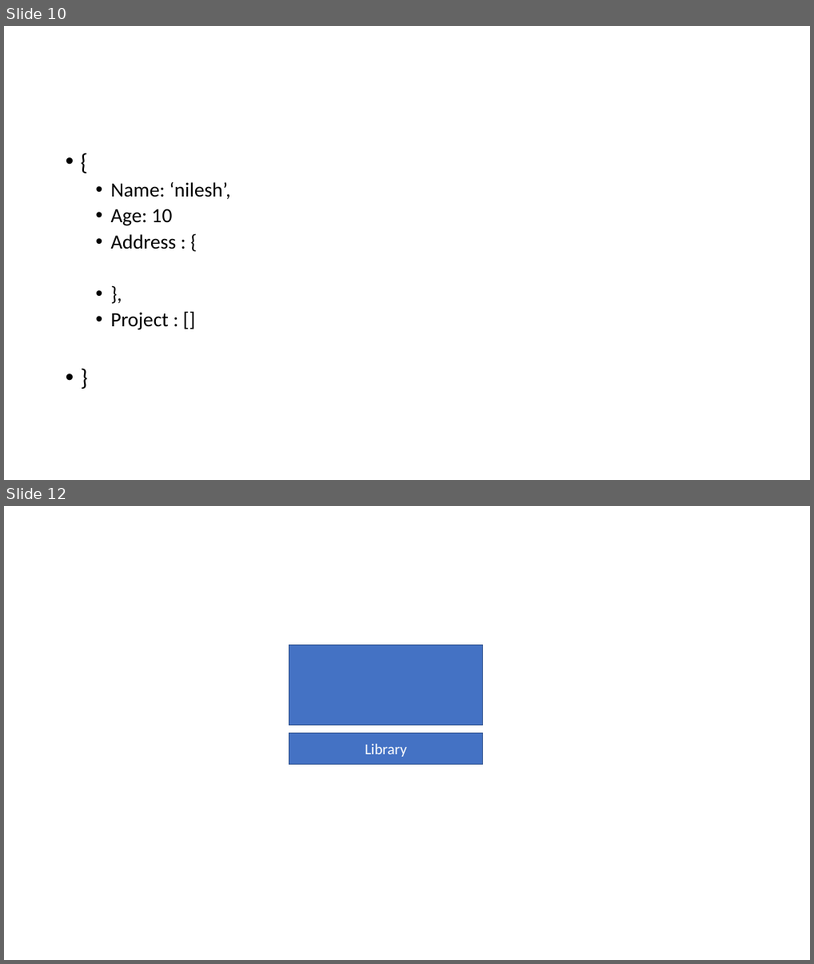
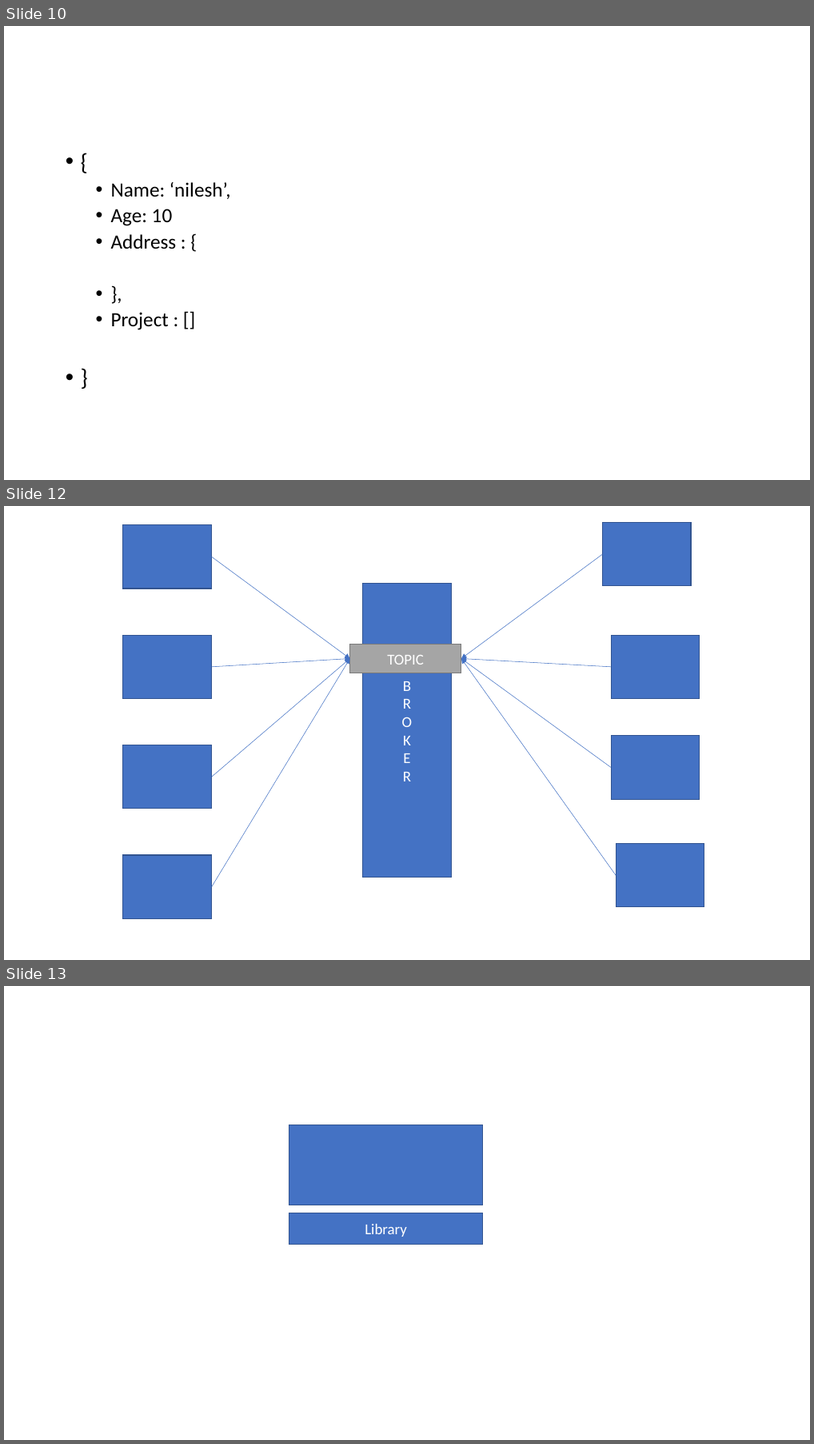
Before and after one commit to nileshdevdas/advaws, a slide deck: AWSPresentation1.pptx. Shown one above the other, each under a label of ours: slides 10 and 12 before the commit, slides 10, 12 and 13 after it; the slides between them are not shown. The pictures are 814x964 and 814x1444 pixels, drawn with LibreOffice and Linux fonts; fonts in the diff are those of the drawing. Boxes give left, top, right and bottom in pixels: in the first picture for what was removed or moved away, otherwise in the second. Text is boxed around its words. In the diff, an @@ line names an element or a change of style, - is before the commit and + after.

```diff
--- a/AWSPresentation1.pptx
+++ b/AWSPresentation1.pptx
@@ slide 12 added at box(4, 506, 810, 960), background #FFFFFF @@
@@ rectangle added at box(123, 524, 211, 588), fill #4472C4, outline #325491 1 pt @@
@@ rectangle added at box(603, 522, 691, 586), fill #4472C4, outline #325491 1 pt @@
@@ arrow added from (211, 557) to (350, 659), #4472C4 0.5 pt @@
@@ arrow added from (603, 554) to (462, 659), #4472C4 0.5 pt @@
@@ rectangle added at box(362, 584, 451, 877), fill #4472C4, outline #325491 1 pt, 18 pt, text #FFFFFF @@
+B
+R
+O
+K
+E
+R
@@ rectangle added at box(123, 635, 211, 698), fill #4472C4, outline #325491 1 pt @@
@@ rectangle added at box(350, 644, 462, 672), fill #A5A5A5, outline #7A7A7A 1 pt, 18 pt, text #FFFFFF @@
+TOPIC
@@ rectangle added at box(611, 635, 700, 698), fill #4472C4, outline #325491 1 pt @@
@@ arrow added from (211, 667) to (350, 659), #4472C4 0.5 pt @@
@@ arrow added from (211, 776) to (350, 659), #4472C4 0.5 pt @@
@@ arrow added from (211, 887) to (350, 659), #4472C4 0.5 pt @@
@@ arrow added from (611, 667) to (462, 659), #4472C4 0.5 pt @@
@@ arrow added from (611, 768) to (462, 659), #4472C4 0.5 pt @@
@@ arrow added from (616, 875) to (462, 659), #4472C4 0.5 pt @@
@@ rectangle added at box(123, 745, 211, 808), fill #4472C4, outline #325491 1 pt @@
@@ rectangle added at box(611, 736, 700, 799), fill #4472C4, outline #325491 1 pt @@
@@ rectangle added at box(123, 855, 211, 919), fill #4472C4, outline #325491 1 pt @@
@@ rectangle added at box(616, 844, 705, 907), fill #4472C4, outline #325491 1 pt @@
@@ what was slide 12 is now slide 13 @@
```
Also in this commit, not shown: 1 slide changed, 2 other files.
